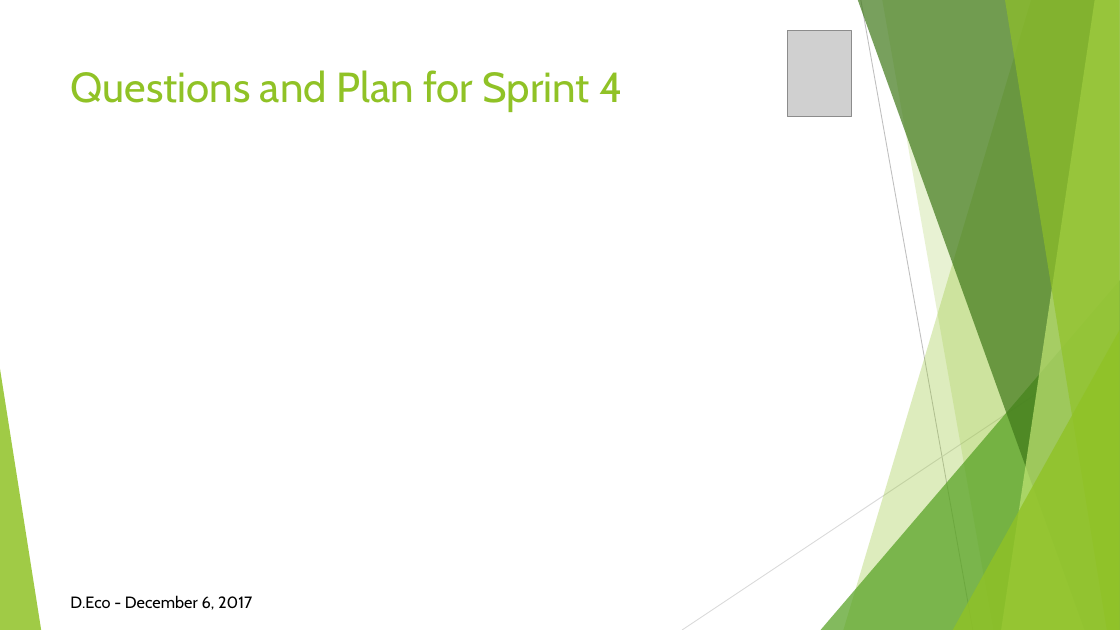
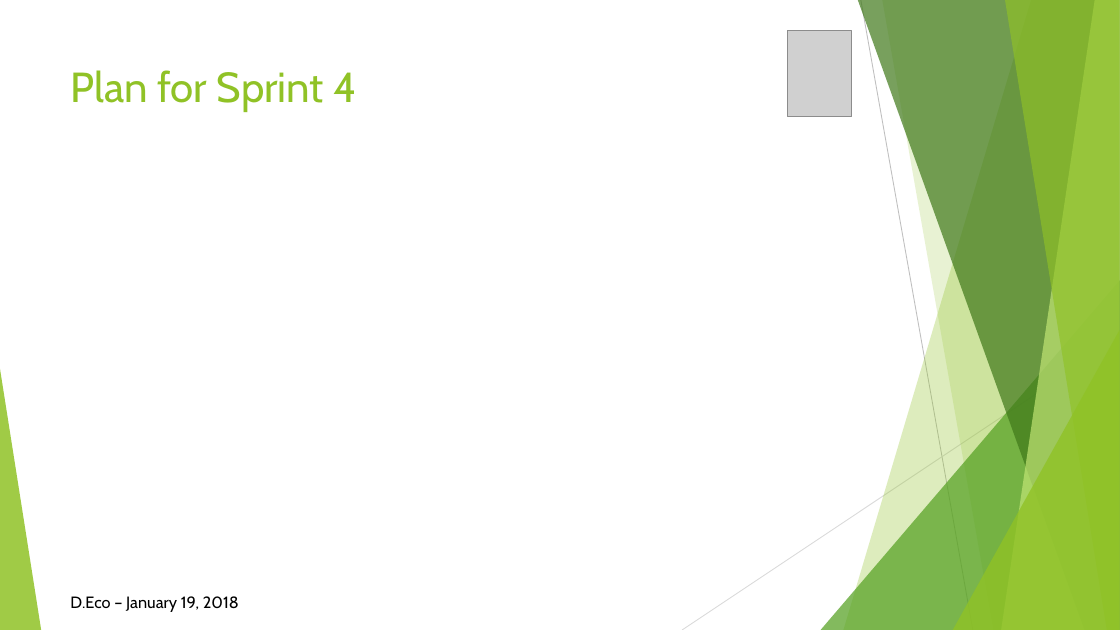
Before and after one commit to DEco-DUCS/D.Eco_Design, a slide deck: slide 8 of Sprint3/Sprint 3 Client Presenation.pptx. Drawn at 1120x630 pixels with LibreOffice and Linux fonts; fonts in the diff are those of the drawing; grey boxes stand for pictures. Boxes give left, top, right and bottom in pixels: in the first picture for what was removed or moved away, otherwise in the second. Text is boxed around its words. In the diff, an @@ line names an element or a change of style, - is before the commit and + after.

```diff
--- a/Sprint3/Sprint 3 Client Presenation.pptx
+++ b/Sprint3/Sprint 3 Client Presenation.pptx
@@ title at [71,70,357,112]: text changed @@
-Questions and Plan for Sprint 4
+Plan for Sprint 4
@@ text at [70,596,239,612]: text changed @@
-D.Eco - December 6, 2017
+D.Eco – January 19, 2018
```
Also in this commit, not shown: 7 other slides changed.
